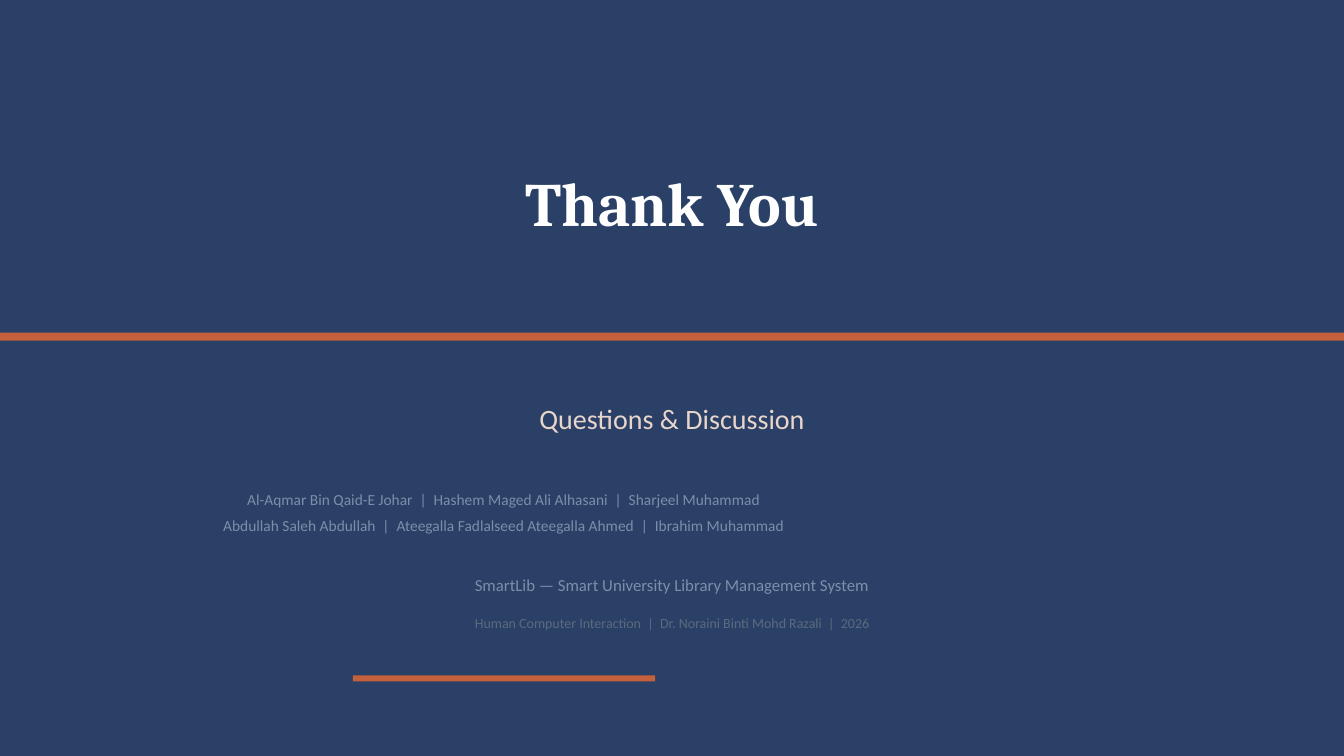
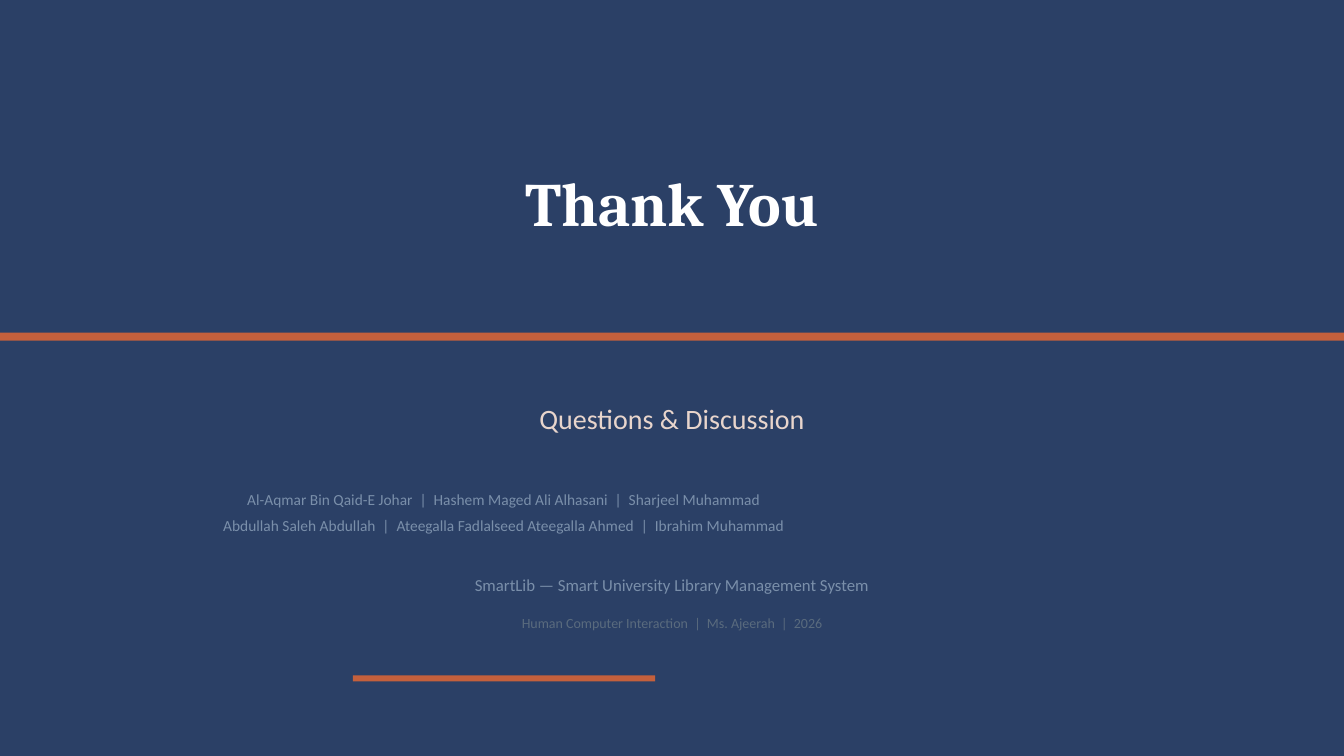
Before and after one commit to alaqmar-ai/Library-System, a slide deck: slide 19 of Human Computer Interaction Assignment/HCI_Presentation.pptx. Drawn at 1344x756 pixels with LibreOffice and Linux fonts; fonts in the diff are those of the drawing. Boxes give left, top, right and bottom in pixels: in the first picture for what was removed or moved away, otherwise in the second. Text is boxed around its words. In the diff, an @@ line names an element or a change of style, - is before the commit and + after.

Commit message:
Regenerate HCI presentation with Ms. Ajeerah lecturer name

```diff
--- a/Human Computer Interaction Assignment/HCI_Presentation.pptx
+++ b/Human Computer Interaction Assignment/HCI_Presentation.pptx
@@ text at <box>522,619,822,630</box>: text changed @@
-Human Computer Interaction | Dr. Noraini Binti Mohd Razali | 2026
+Human Computer Interaction | Ms. Ajeerah | 2026
```
Also in this commit, not shown: 1 other slide changed.
